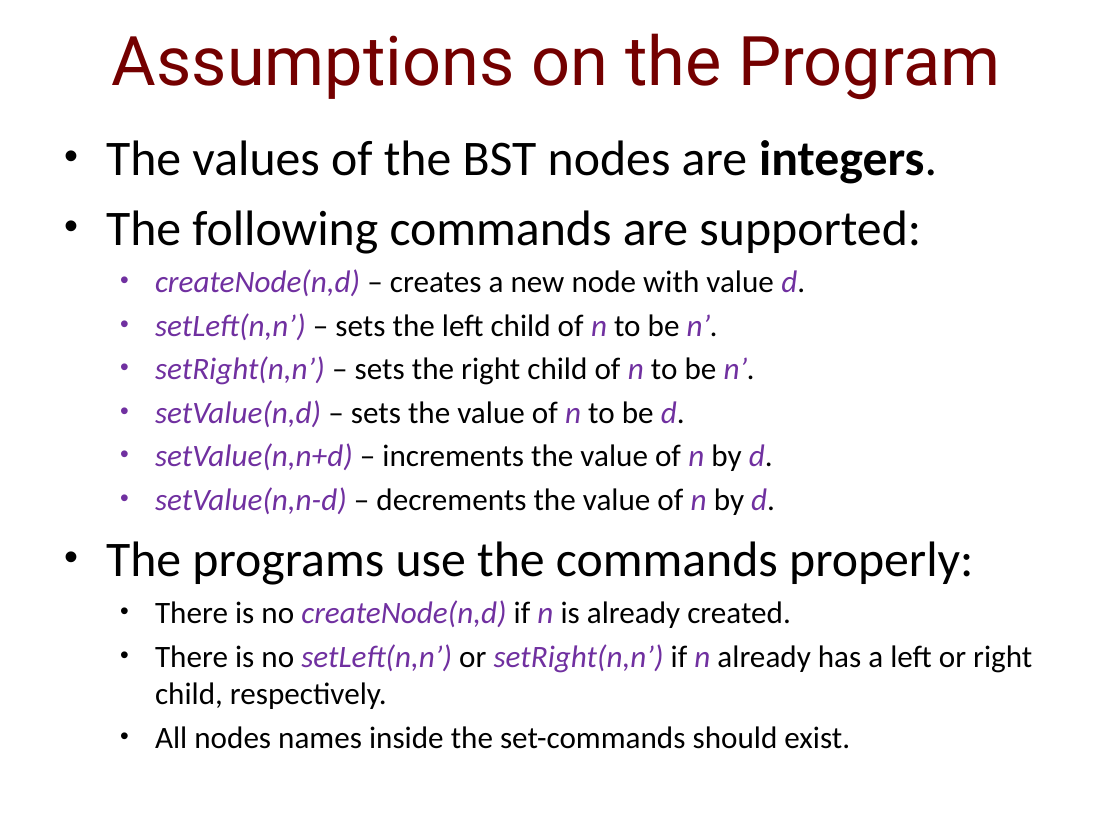
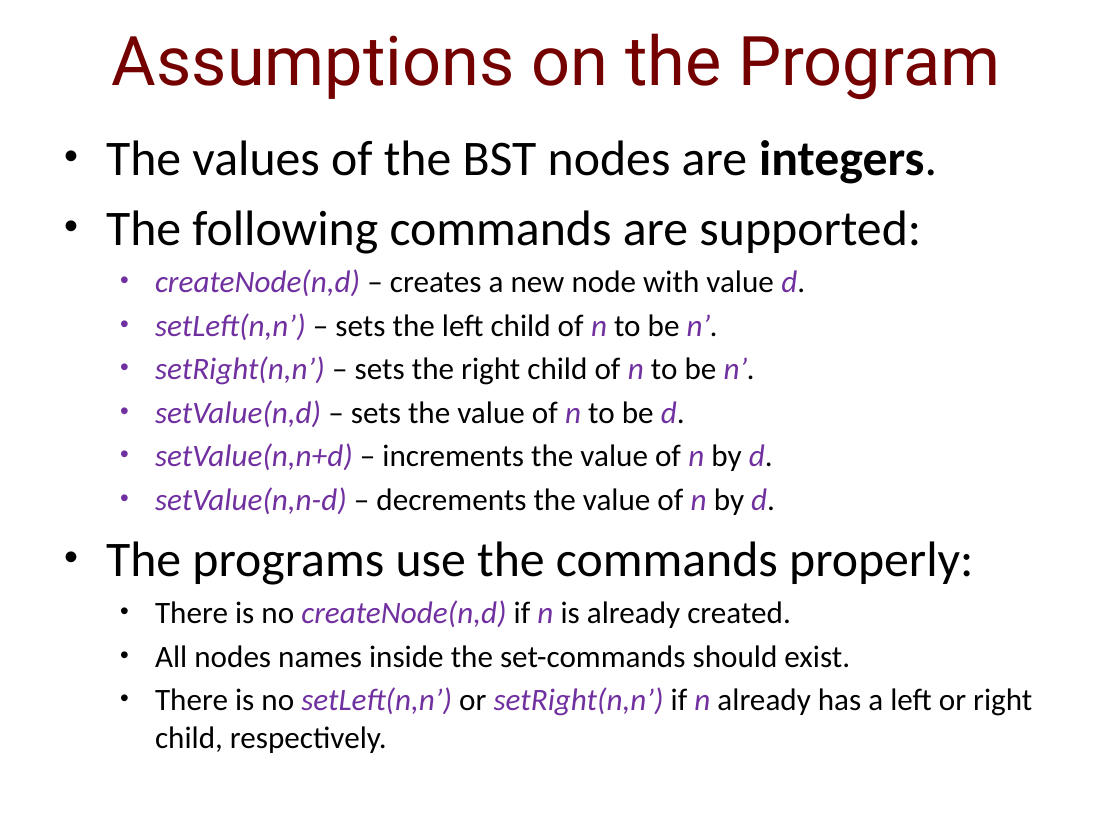
Before and after one commit to IdoBegun/PAAV_Project, a slide deck: slide 7 of Project Presentation.pptx. Drawn at 1120x840 pixels with LibreOffice and Linux fonts; fonts in the diff are those of the drawing; background and template pictures are left out. Boxes give left, top, right and bottom in pixels: in the first picture for what was removed or moved away, otherwise in the second. Text is boxed around its words. In the diff, an @@ line names an element or a change of style, - is before the commit and + after.

```diff
--- a/Project Presentation.pptx
+++ b/Project Presentation.pptx
@@ text at [155, 645, 850, 668]: paragraph added @@
+  • All nodes names inside the set-commands should exist.
@@ text at [155, 726, 850, 749]: paragraph removed @@
-  • All nodes names inside the set-commands should exist.
```
Also in this commit, not shown: 4 other slides changed, 4 slides added.
